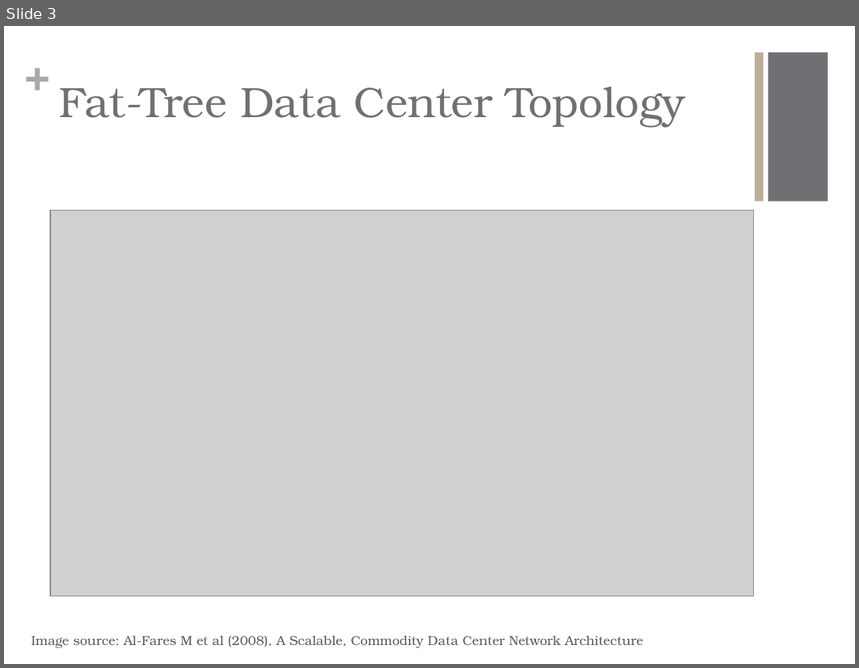
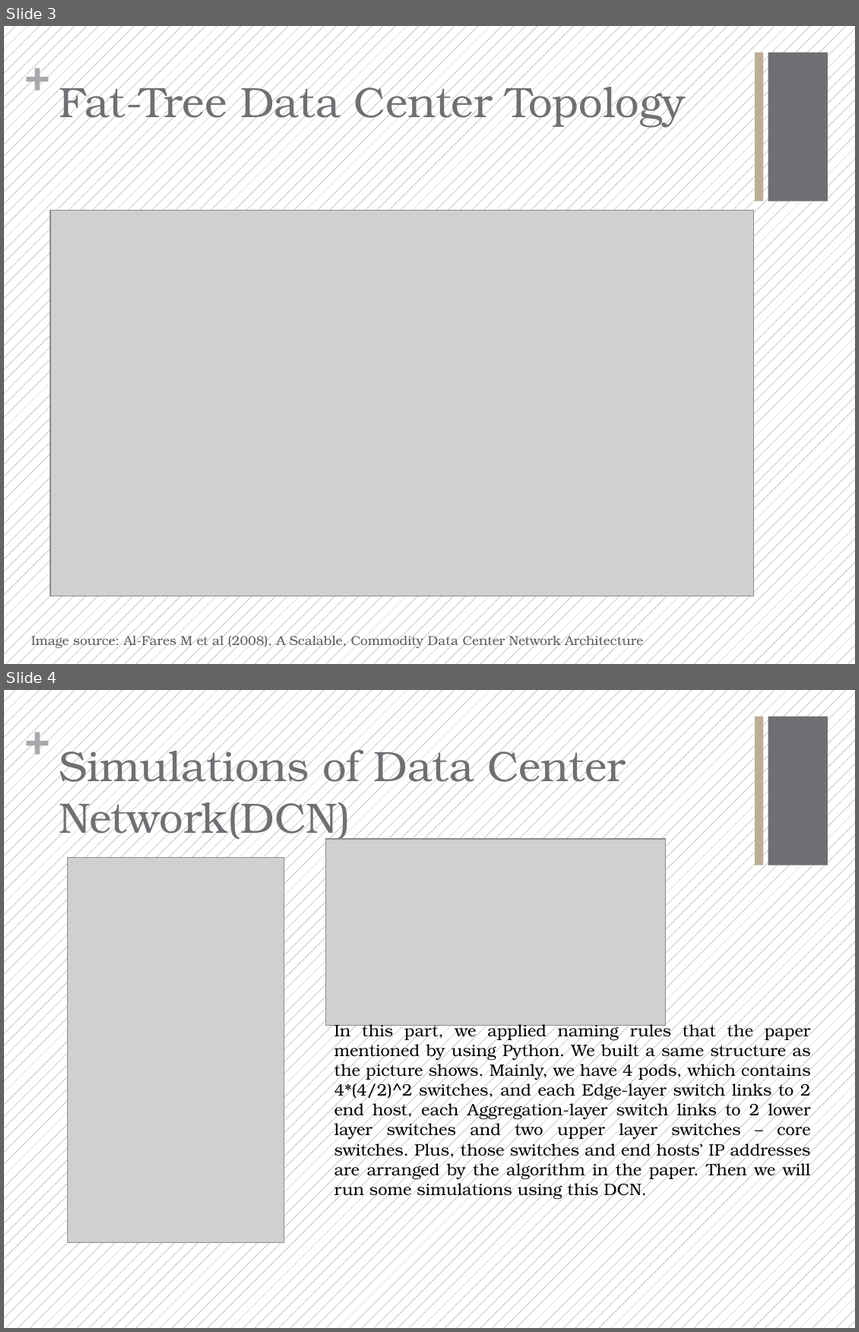
Before and after one commit to Fu-Yilei/Scalable-data-center-simulation, a slide deck: Presentation/presentation.pptx. Shown one above the other, each under a label of ours: slide 3 before the commit, slides 3 and 4 after it. The pictures are 859x668 and 859x1332 pixels, drawn with LibreOffice and Linux fonts; fonts in the diff are those of the drawing; grey boxes stand for pictures. Boxes give left, top, right and bottom in pixels: in the first picture for what was removed or moved away, otherwise in the second. Text is boxed around its words. In the diff, an @@ line names an element or a change of style, - is before the commit and + after.

```diff
--- a/Presentation/presentation.pptx
+++ b/Presentation/presentation.pptx
@@ slide 4 added at [4, 690, 855, 1328], background pattern #6F6F74 on #FFFFFF; not listed: 3 template elements that a slide beside it also shows @@
@@ title added at [59, 742, 626, 843], 36 pt, text #6F6F74 @@
+Simulations of Data Center Network(DCN)
@@ picture added at [325, 839, 665, 1025] @@
@@ picture added at [68, 858, 285, 1243] @@
@@ text added at [335, 1021, 811, 1200], 14 pt, text #000000 @@
+In this part, we applied naming rules that the paper mentioned by using Python. We built a same structure as the picture shows. Mainly, we have 4 pods, which contains 4*(4/2)^2 switches, and each Edge-layer switch links to 2 end host, each Aggregation-layer switch links to 2 lower layer switches and two upper layer switches – core switches. Plus, those switches and end hosts’ IP addresses are arranged by the algorithm in the paper. Then we will run some simulations using this DCN.
@@ slide 3 changed as well @@
@@ background #FFFFFF to pattern #6F6F74 on #FFFFFF @@
```
Also in this commit, not shown: 2 other slides changed, 3 other slides added, 5 other files.
